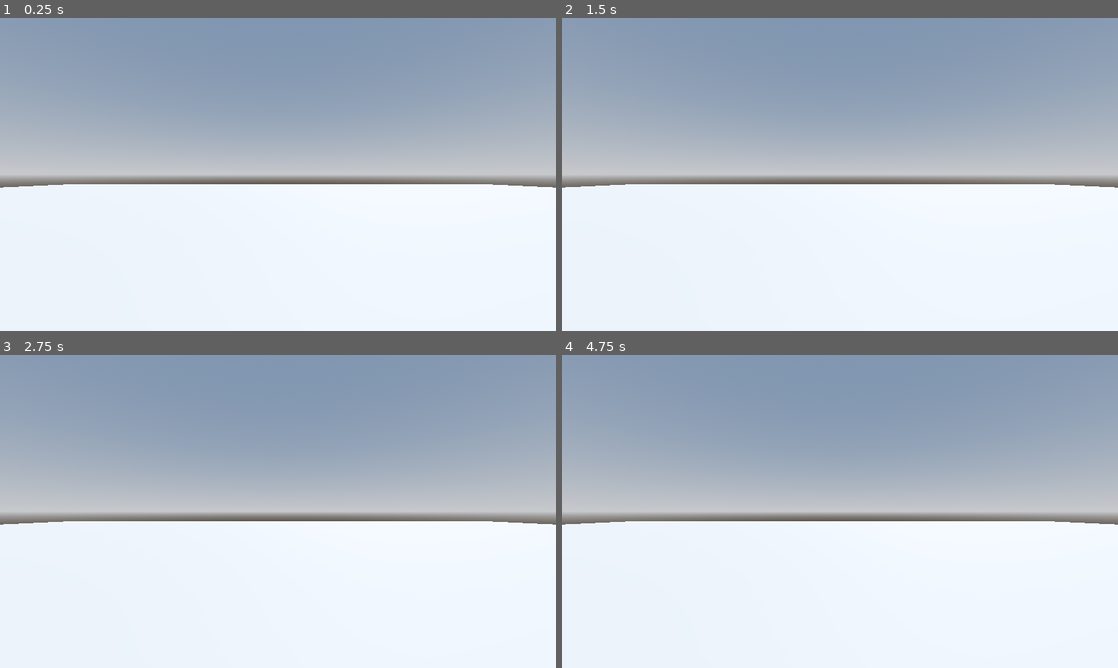
Above: before the commit, frames 1-4 (two rows, left to right).
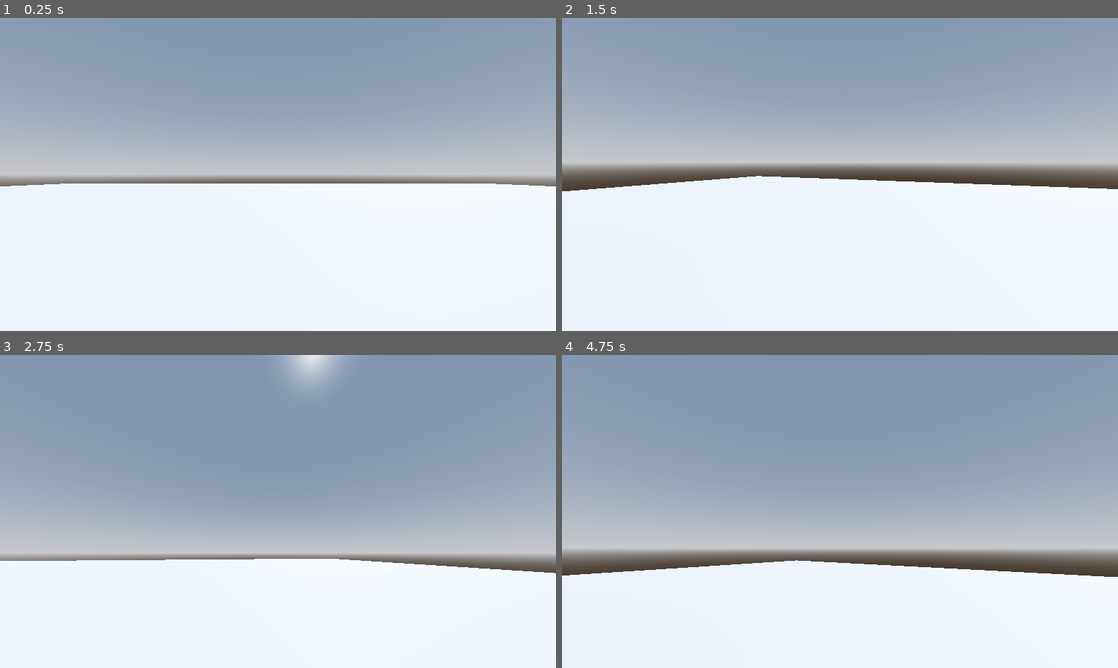
Above: after the commit, the same moments.

Repository: Mantarri/project-evergreen
Game: Godot game, scene res://scenes/levels/0_0_demo/demo_world.tscn
Same seed, same stepped clock (60 frames per second), same inputs: the game is played once before the commit and once after it.
Inputs (mouse positions are in pixels of both pictures, inside the frame that each line leads up to):
- Up to frame 1 (0.25 s): no input
- Up to frame 2 (1.5 s): tap Enter at 0.5 s; move the mouse to (962, 158) at 0.52 s; hold D (move_right) 0.53-1.28 s; hold Space (move_jump) 0.53-1.28 s; move the mouse to (728, 190) at 1.27 s; hold S (move_back) from 1.28 s (still down); click (728, 190) at 1.35 s
- Up to frame 3 (2.75 s): tap Space (move_jump) at 1.52, 1.55, 1.82, 2.3 s; move the mouse to (333, 442) at 2.02 s; release S (move_back) at 2.03 s; hold D (move_right) from 2.03 s (still down); hold Shift (move_sprint) from 2.03 s (still down)
- Up to frame 4 (4.75 s): move the mouse to (812, 574) at 2.77 s; release D (move_right) at 2.78 s; release Shift (move_sprint) at 2.78 s; hold W (move_forward) 2.78-3.53 s; tap Space (move_jump) at 2.85, 3.02, 3.32, 3.77, 3.8, 4.07, 4.52, 4.55 s; move the mouse to (1006, 558) at 3.52 s; press the mouse at (1006, 558) at 3.53 s; hold A (move_left) from 3.53 s (still down); move the mouse to (673, 464) at 4.27 s; release the mouse at (673, 464) at 4.28 s; tap Shift (move_sprint) at 4.35 s

The runs differ from the first frame. In frame 1, 0.2% of the frame differs, in the area x 0-100%, y 52-55%; in frame 2, 6.7%; in frame 3, 29%, in the area x 0-100%, y 0-70%; in frame 4, 23%.
Error before the commit: Parse Error: Could not parse global class "ComponentHolder" from "res://scenes/entities/components/component_holder.gd". (res://scenes/entities/automatons/play…

Commit message:
Change: Better error handling on `ComponenetHolder`

Diff:
--- a/scenes/entities/components/component_holder.gd
+++ b/scenes/entities/components/component_holder.gd
@@ -7,7 +7,7 @@
 func _ready() -> void:
 	for child in get_children():
 		if not child is Component:
-			push_error("Non-Component child on ComponentHolder `" + str(self) + "`")
+			push_error("Non-Component child on ComponentHolder `" + str(self) + "` with type and ID `" + str(child) + "`")
 			return
 		else:
 			components[child.id] = child
@@ -30,5 +30,6 @@
 
 func get_component_member(component_id: String, member_id: String, safe: bool = false):
 	if not safe:
-		return components[component_id].member_id
-	elif has_component(id):
+		return components[component_id].get(member_id)
+	elif has_component(component_id):
+		return components[component_id].get(member_id)
